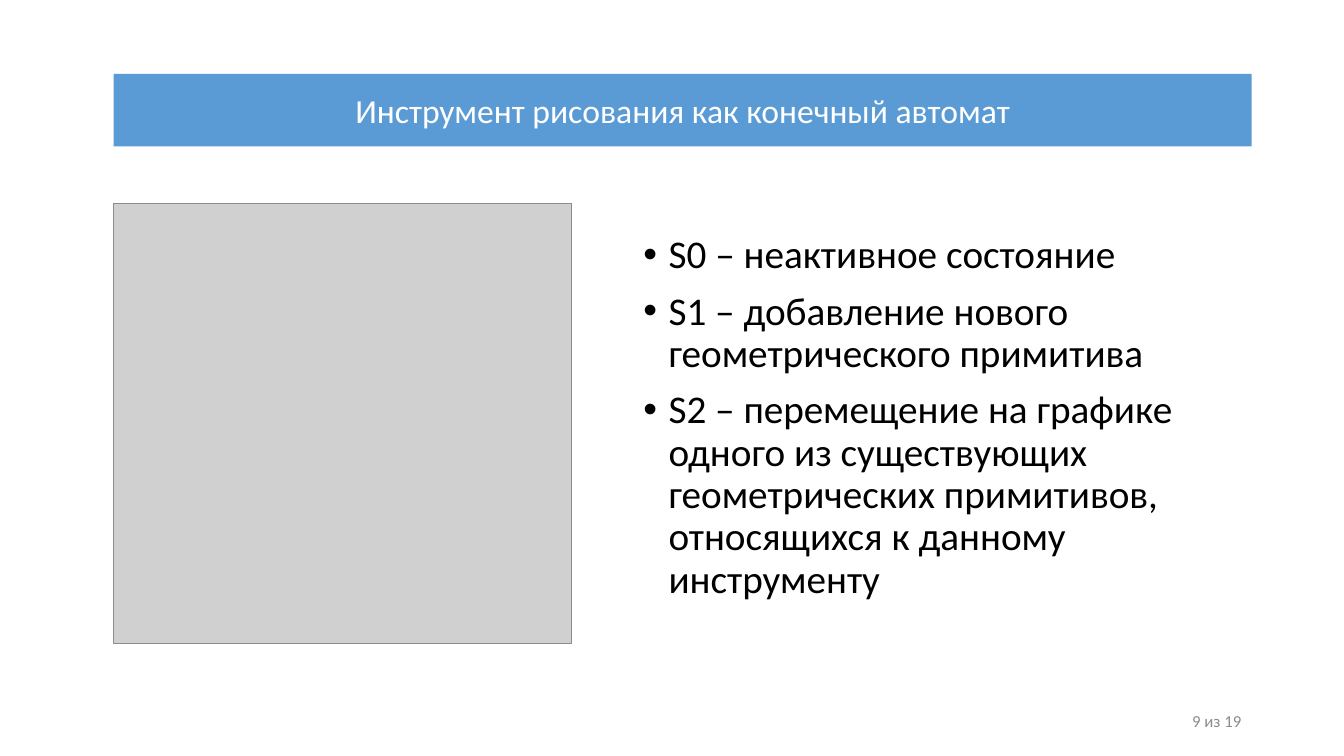
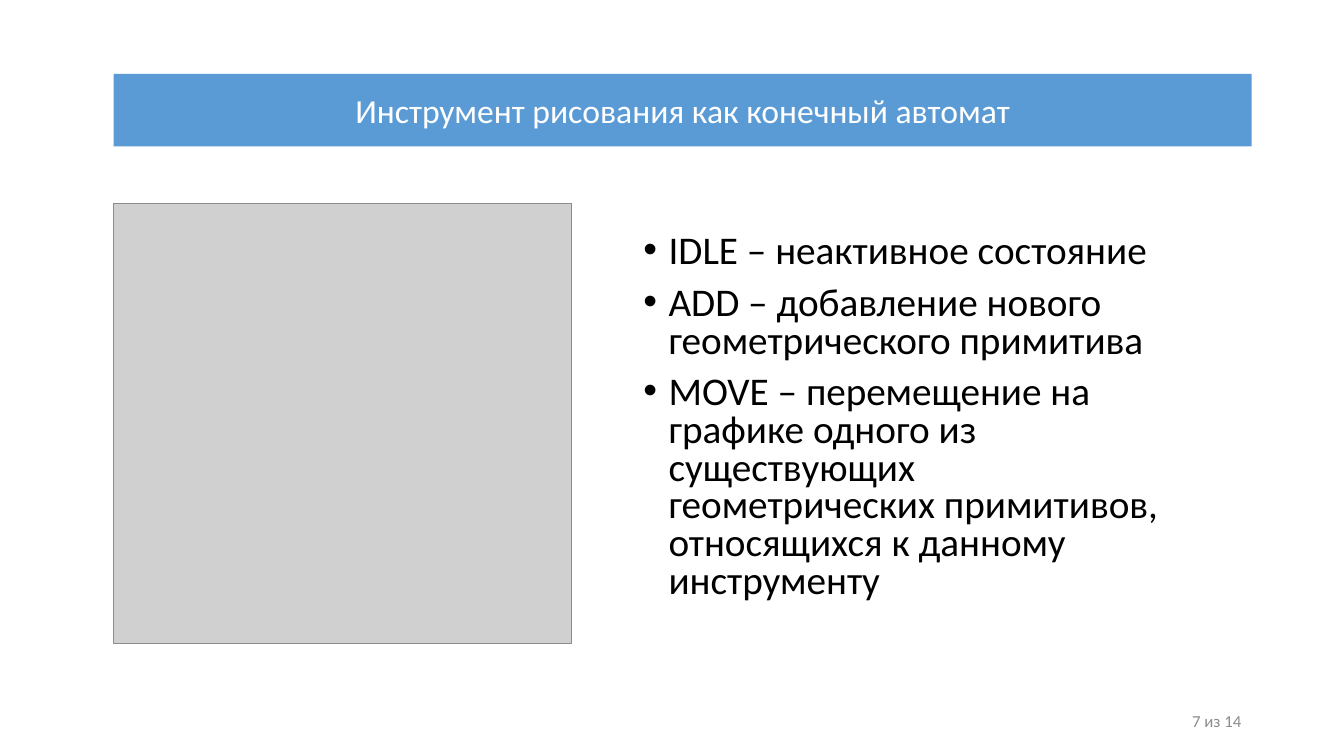
Before and after one commit to IliiaDenisov/masters-thesis, a slide deck: slide 7 of src/Презентация диплома.pptx (slide 9 before the commit). Drawn at 1344x756 pixels with LibreOffice and Linux fonts; fonts in the diff are those of the drawing; grey boxes stand for pictures. Boxes give left, top, right and bottom in pixels: in the first picture for what was removed or moved away, otherwise in the second. Text is boxed around its words. In the diff, an @@ line names an element or a change of style, - is before the commit and + after.

```diff
--- a/src/Презентация диплома.pptx
+++ b/src/Презентация диплома.pptx
@@ text at bbox=[669, 239, 1158, 601]: text changed @@
-• S0 – неактивное состояние
-• S1 – добавление нового геометрического примитива
-• S2 – перемещение на графике одного из существующих геометрических примитивов, относящихся к данному инструменту
+• IDLE – неактивное состояние
+• ADD – добавление нового геометрического примитива
+• MOVE – перемещение на графике одного из существующих геометрических примитивов, относящихся к данному инструменту
@@ text at bbox=[1192, 716, 1241, 727]: text changed @@
-9 из 19
+7 из 14
```
Also in this commit, not shown: 12 other slides changed, 5 slides removed.
